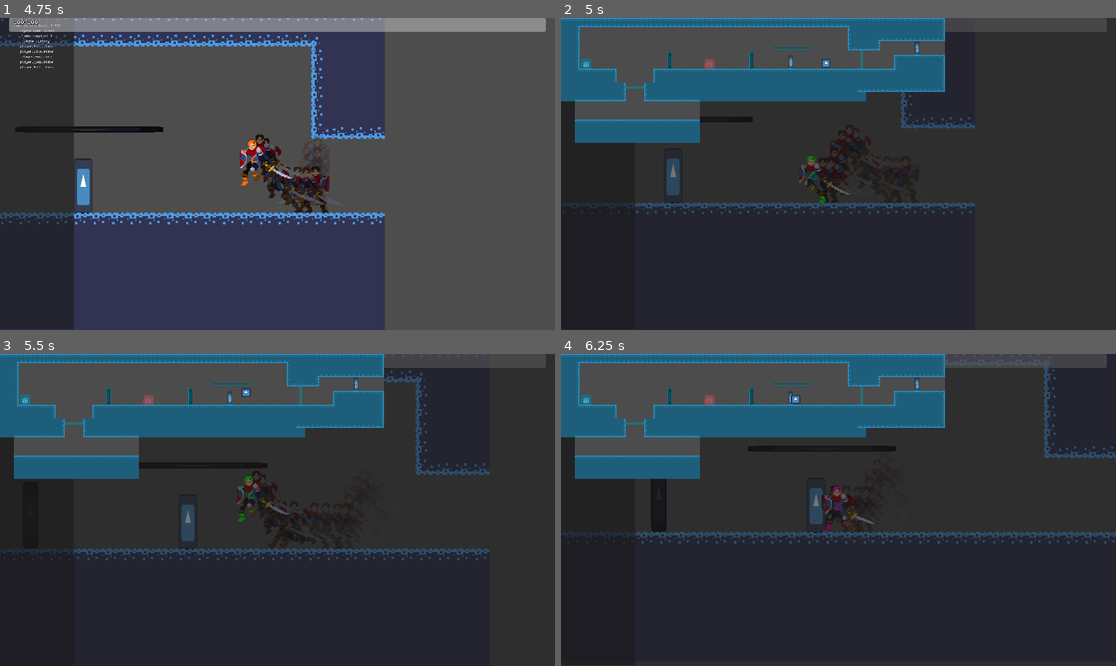
Above: before the commit, frames 1-4 (two rows, left to right).
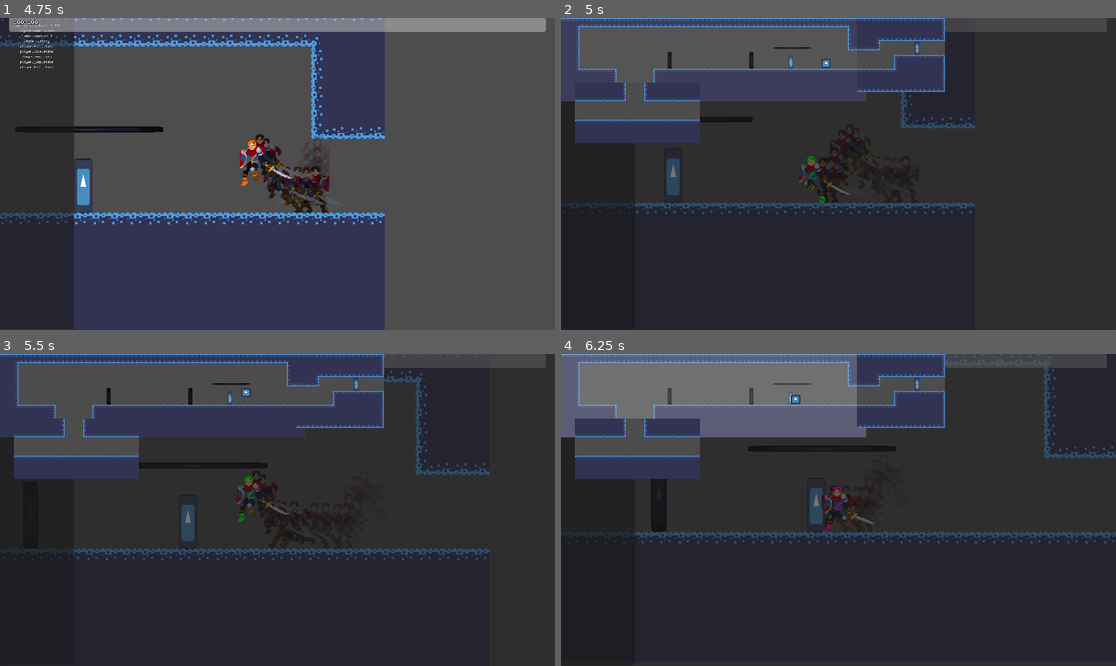
Above: after the commit, the same moments.

Repository: veggie-works/star-gazer
Game: Godot game, scene res://scenes/levels/main_menu/main_menu.tscn
Two runs of this game, one before a commit and one after it. Both use one fixed random seed, a clock stepped at 60 frames per second and the inputs below. The engine's default icon, where the game draws it, is replaced by a stand-in: a white triangle on a blue panel in a dark square. Sound files missing from this copy of the repository are replaced by a short silence.
Inputs (mouse positions are in pixels of both pictures, inside the frame that each line leads up to):
- Up to frame 1 (4.75 s): click "Start" at 0.5 s; tap Enter (ui_accept) at 1.25 s; move the mouse to (399, 158) at 1.27 s; hold Right (right) 1.28-2.03 s; hold X (attack) 1.28-2.03 s; click (399, 158) at 1.42 s; tap Z (jump) at 1.52, 2.27, 3.77, 4.52 s; move the mouse to (166, 189) at 2.02 s; hold Down (down) 2.03-2.78 s; tap Shift (dodge) at 2.1, 3.6 s; move the mouse to (333, 105) at 2.77 s; hold Right (right) 2.78-3.53 s; hold X (attack) 2.78-3.53 s; move the mouse to (249, 236) at 3.52 s; hold Up (up) 3.53-4.28 s; click (249, 236) at 3.67 s; move the mouse to (444, 220) at 4.27 s; hold Left (left) from 4.28 s (still down); hold X (attack) from 4.28 s (still down)
- Up to frame 2 (5 s): keep holding Left (left); keep holding X (attack); tap Tab (inventory) at 4.9 s
- Up to frame 3 (5.5 s): keep holding Left (left); move the mouse to (111, 463) at 5.02 s; release X (attack) at 5.03 s; tap Shift (dodge) at 5.1 s; tap Z (jump) at 5.27 s
- Up to frame 4 (6.25 s): move the mouse to (866, 510) at 5.77 s; release Left (left) at 5.78 s; hold Down (down) from 5.78 s (still down); hold X (attack) from 5.78 s (still down); click (866, 510) at 5.92 s

Frame 1 is identical in both runs. In frame 2, 12% of the frame differs, in the area x 0-70%, y 0-41%; in frame 3, 12%; in frame 4, 19%.
Error before the commit: Cannot call method 'set_shader_parameter' on a null value. (res://scripts/actors/behaviors/flasher.gd:28)

Commit message:
Flashing current level in map

Diff:
--- /dev/null
+++ b/resources/materials/flash.tres
@@ -0,0 +1,9 @@
+[gd_resource type="ShaderMaterial" load_steps=2 format=3 uid="uid://cxe6uiw28rvwa"]
+
+[ext_resource type="Shader" path="res://resources/shaders/flash.gdshader" id="1_ekq2w"]
+
+[resource]
+resource_local_to_scene = true
+shader = ExtResource("1_ekq2w")
+shader_parameter/flash_color = Color(1, 1, 1, 1)
+shader_parameter/flash_amount = 0.0
--- /dev/null
+++ b/resources/materials/flash_color_key.tres
@@ -0,0 +1,10 @@
+[gd_resource type="ShaderMaterial" load_steps=2 format=3 uid="uid://chuhb4r0n6i3o"]
+
+[ext_resource type="Shader" path="res://resources/shaders/color_key_flash.gdshader" id="1_413s8"]
+
+[resource]
+shader = ExtResource("1_413s8")
+shader_parameter/key_color = Color(0.196078, 0.117647, 0.0588235, 1)
+shader_parameter/replace_color = Color(0, 1, 0, 1)
+shader_parameter/flash_color = Color(1, 1, 1, 1)
+shader_parameter/flash_amount = 0.0
--- a/scenes/actors/actor.tscn
+++ b/scenes/actors/actor.tscn
@@ -1,17 +1,10 @@
-[gd_scene load_steps=10 format=3 uid="uid://dwibdkrqgbotj"]
+[gd_scene load_steps=9 format=3 uid="uid://dwibdkrqgbotj"]
 
+[ext_resource type="Material" uid="uid://cxe6uiw28rvwa" path="res://resources/materials/flash.tres" id="1_ifh6s"]
 [ext_resource type="Script" path="res://scripts/actors/actor.gd" id="1_qymhu"]
-[ext_resource type="Shader" path="res://resources/shaders/color_key_flash.gdshader" id="1_vlh6d"]
 [ext_resource type="Texture2D" uid="uid://esc1ep35hgb2" path="res://icon.svg" id="3_1bv52"]
 [ext_resource type="Script" path="res://scripts/fsm/state_machine.gd" id="3_cgdik"]
 [ext_resource type="PackedScene" uid="uid://cjp2np3c242rp" path="res://scenes/actors/state_debug_label.tscn" id="5_iat4a"]
-
-[sub_resource type="ShaderMaterial" id="ShaderMaterial_tf50f"]
-shader = ExtResource("1_vlh6d")
-shader_parameter/key_color = Color(1, 0, 1, 1)
-shader_parameter/replace_color = Color(1, 1, 1, 1)
-shader_parameter/flash_color = Color(1, 1, 1, 1)
-shader_parameter/flash_amount = 0.0
 
 [sub_resource type="AnimationLibrary" id="AnimationLibrary_xuhk8"]
 
@@ -23,7 +16,7 @@
 [node name="actor" type="CharacterBody2D"]
 editor_description = "Base controller for all actors, e.g. players, enemies, NPCs."
 visibility_layer = 4
-material = SubResource("ShaderMaterial_tf50f")
+material = ExtResource("1_ifh6s")
 collision_layer = 16
 collision_mask = 130
 script = ExtResource("1_qymhu")
--- a/scenes/actors/enemies/test_enemy.tscn
+++ b/scenes/actors/enemies/test_enemy.tscn
@@ -1,6 +1,7 @@
-[gd_scene load_steps=14 format=3 uid="uid://r28wdqjlisvt"]
+[gd_scene load_steps=16 format=3 uid="uid://r28wdqjlisvt"]
 
 [ext_resource type="PackedScene" uid="uid://x1nnrls1fmdm" path="res://scenes/actors/grounded/grounded_actor.tscn" id="1_w2i0m"]
+[ext_resource type="Shader" path="res://resources/shaders/flash.gdshader" id="2_i03g2"]
 [ext_resource type="PackedScene" uid="uid://bda0m15iq5yhd" path="res://scenes/actors/behaviors/health_manager.tscn" id="2_k1k5w"]
 [ext_resource type="Script" path="res://scripts/actors/behaviors/flasher.gd" id="3_futby"]
 [ext_resource type="Script" path="res://scripts/actors/behaviors/shaker.gd" id="4_gp7c3"]
@@ -13,10 +14,17 @@
 [ext_resource type="Resource" uid="uid://24b54tb75xym" path="res://resources/weapons/test_enemy_damager.tres" id="11_x27lj"]
 [ext_resource type="PackedScene" uid="uid://cyx5odv1hxxeo" path="res://scenes/actors/enemies/line_of_sight.tscn" id="12_0ldor"]
 
+[sub_resource type="ShaderMaterial" id="ShaderMaterial_8iqxu"]
+resource_local_to_scene = true
+shader = ExtResource("2_i03g2")
+shader_parameter/flash_color = Color(1, 1, 1, 1)
+shader_parameter/flash_amount = 0.0
+
 [sub_resource type="RectangleShape2D" id="RectangleShape2D_22msy"]
 size = Vector2(128, 128)
 
 [node name="test_enemy" instance=ExtResource("1_w2i0m")]
+material = SubResource("ShaderMaterial_8iqxu")
 scale = Vector2(0.25, 0.25)
 gravity_scale = 1.0
 falling_gravity_scale = 2.0
--- a/scenes/actors/grounded/grounded_actor.tscn
+++ b/scenes/actors/grounded/grounded_actor.tscn
@@ -1,9 +1,17 @@
-[gd_scene load_steps=3 format=3 uid="uid://x1nnrls1fmdm"]
+[gd_scene load_steps=5 format=3 uid="uid://x1nnrls1fmdm"]
 
 [ext_resource type="PackedScene" uid="uid://dwibdkrqgbotj" path="res://scenes/actors/actor.tscn" id="1_y7557"]
+[ext_resource type="Shader" path="res://resources/shaders/flash.gdshader" id="2_idhg5"]
 [ext_resource type="Script" path="res://scripts/actors/grounded/grounded_actor.gd" id="2_lvnct"]
 
+[sub_resource type="ShaderMaterial" id="ShaderMaterial_583ll"]
+resource_local_to_scene = true
+shader = ExtResource("2_idhg5")
+shader_parameter/flash_color = Color(1, 1, 1, 1)
+shader_parameter/flash_amount = 0.0
+
 [node name="grounded_actor" instance=ExtResource("1_y7557")]
+material = SubResource("ShaderMaterial_583ll")
 script = ExtResource("2_lvnct")
 gravity_scale = 4.0
 falling_gravity_scale = 8.0
--- a/scenes/actors/grounded/player/player.tscn
+++ b/scenes/actors/grounded/player/player.tscn
@@ -1,7 +1,8 @@
-[gd_scene load_steps=59 format=3 uid="uid://bmqoaf40cddce"]
+[gd_scene load_steps=58 format=3 uid="uid://bmqoaf40cddce"]
 
 [ext_resource type="PackedScene" uid="uid://x1nnrls1fmdm" path="res://scenes/actors/grounded/grounded_actor.tscn" id="1_bb35l"]
 [ext_resource type="Script" path="res://scripts/actors/grounded/player/player.gd" id="2_d5awl"]
+[ext_resource type="Material" uid="uid://chuhb4r0n6i3o" path="res://resources/materials/flash_color_key.tres" id="2_v06t7"]
 [ext_resource type="Texture2D" uid="uid://pj1qkgfccy18" path="res://assets/art/actors/player/Idle/HeroKnight_Idle_0.png" id="4_nxbpc"]
 [ext_resource type="Texture2D" uid="uid://dhc70m5k3v65e" path="res://assets/art/actors/player/Idle/HeroKnight_Idle_1.png" id="5_xnqlw"]
 [ext_resource type="Texture2D" uid="uid://cvw2bxnvek48d" path="res://assets/art/actors/player/Idle/HeroKnight_Idle_2.png" id="6_15f6q"]
@@ -10,7 +11,6 @@
 [ext_resource type="Texture2D" uid="uid://cj2jnxibib8oi" path="res://assets/art/actors/player/Idle/HeroKnight_Idle_5.png" id="9_vwxn8"]
 [ext_resource type="Texture2D" uid="uid://heykjfnxwcqo" path="res://assets/art/actors/player/Idle/HeroKnight_Idle_6.png" id="10_2atxa"]
 [ext_resource type="Script" path="res://scripts/fsm/actors/player/player_fsm.gd" id="10_q18np"]
-[ext_resource type="Shader" path="res://resources/shaders/color_key_flash.gdshader" id="11_0p73h"]
 [ext_resource type="Texture2D" uid="uid://b0ucvdtk10nhl" path="res://assets/art/actors/player/Idle/HeroKnight_Idle_7.png" id="11_eujky"]
 [ext_resource type="PackedScene" uid="uid://bda0m15iq5yhd" path="res://scenes/actors/behaviors/health_manager.tscn" id="11_xerj3"]
 [ext_resource type="Script" path="res://scripts/fsm/actors/player/player_idle_state.gd" id="12_2ynoo"]
@@ -48,13 +48,6 @@
 [ext_resource type="Texture2D" uid="uid://we52wo75176p" path="res://assets/art/actors/player/Hurt/HeroKnight_Hurt_2.png" id="30_jp3mp"]
 [ext_resource type="Resource" uid="uid://wik7l4lbr1dv" path="res://resources/random_clips/footstep_grass.tres" id="42_cp2bi"]
 
-[sub_resource type="ShaderMaterial" id="ShaderMaterial_weryg"]
-shader = ExtResource("11_0p73h")
-shader_parameter/key_color = Color(0.196078, 0.117647, 0.0588235, 1)
-shader_parameter/replace_color = Color(0, 1, 0, 1)
-shader_parameter/flash_color = Color(1, 1, 1, 1)
-shader_parameter/flash_amount = 0.0
-
 [sub_resource type="Animation" id="Animation_04ier"]
 resource_name = "fall"
 length = 0.4148
@@ -195,7 +188,7 @@
 
 [node name="player" groups=["players"] instance=ExtResource("1_bb35l")]
 z_index = 1
-material = SubResource("ShaderMaterial_weryg")
+material = ExtResource("2_v06t7")
 collision_layer = 1
 script = ExtResource("2_d5awl")
 gravity_scale = 1.0
--- a/scenes/levels/level0.tscn
+++ b/scenes/levels/level0.tscn
@@ -1,19 +1,32 @@
-[gd_scene load_steps=9 format=3 uid="uid://byf21g036g36h"]
+[gd_scene load_steps=12 format=3 uid="uid://byf21g036g36h"]
 
 [ext_resource type="PackedScene" uid="uid://b5cisyivpic2s" path="res://scenes/levels/base_level.tscn" id="1_tftho"]
 [ext_resource type="Resource" uid="uid://b7xpyw37rvn2" path="res://resources/music_tracks/level0.tres" id="2_4r7nn"]
 [ext_resource type="PackedScene" uid="uid://da7mkw7n7ptqn" path="res://scenes/gameplay/doors/door.tscn" id="3_c4d54"]
 [ext_resource type="PackedScene" uid="uid://r28wdqjlisvt" path="res://scenes/actors/enemies/test_enemy.tscn" id="3_eyvi5"]
 [ext_resource type="PackedScene" uid="uid://cnri2gdmg878w" path="res://scenes/gameplay/saves/save_point.tscn" id="4_ky82b"]
+[ext_resource type="Shader" path="res://resources/shaders/flash.gdshader" id="4_uvcsh"]
 [ext_resource type="PackedScene" uid="uid://b3e1pdirdrmas" path="res://scenes/gameplay/environment/test/test_platform.tscn" id="7_3n237"]
 [ext_resource type="PackedScene" uid="uid://ca4hofmt5120j" path="res://scenes/actors/npcs/npc.tscn" id="7_qy8ep"]
 [ext_resource type="TileSet" uid="uid://dm4qttwlwkcjx" path="res://resources/tilesets/test_tile_set.tres" id="8_tx37h"]
+
+[sub_resource type="ShaderMaterial" id="ShaderMaterial_tf50f"]
+resource_local_to_scene = true
+shader = ExtResource("4_uvcsh")
+shader_parameter/flash_color = Color(1, 1, 1, 1)
+shader_parameter/flash_amount = 0.0
+
+[sub_resource type="ShaderMaterial" id="ShaderMaterial_bpobw"]
+resource_local_to_scene = true
+shader = ExtResource("4_uvcsh")
+shader_parameter/flash_color = Color(1, 1, 1, 1)
+shader_parameter/flash_amount = 0.0
 
 [node name="level0" instance=ExtResource("1_tftho")]
 music_track = ExtResource("2_4r7nn")
 
 [node name="test_enemy" parent="enemies" index="0" instance=ExtResource("3_eyvi5")]
-visibility_layer = 1
+material = SubResource("ShaderMaterial_tf50f")
 position = Vector2(-220, 120)
 collision_mask = 2
 
@@ -45,7 +58,7 @@
 save_point_name = "Room with Enemy/NPC"
 
 [node name="npc" parent="npcs" index="0" instance=ExtResource("7_qy8ep")]
-visibility_layer = 1
+material = SubResource("ShaderMaterial_bpobw")
 position = Vector2(-649, 112)
 collision_mask = 2
 
--- a/scenes/ui/map_ui.tscn
+++ /dev/null
@@ -1,31 +0,0 @@
-[gd_scene load_steps=5 format=3 uid="uid://bacb1bjpvjj2r"]
-
-[ext_resource type="Script" path="res://scripts/ui/map_ui/map_ui.gd" id="1_rxoil"]
-[ext_resource type="PackedScene" uid="uid://ctfvbdbss0ly" path="res://scripts/ui/map_ui/map_level.tscn" id="2_0280h"]
-[ext_resource type="Texture2D" uid="uid://esc1ep35hgb2" path="res://icon.svg" id="2_doumn"]
-[ext_resource type="Resource" uid="uid://cp580gs68vs02" path="res://resources/map/game_map.tres" id="2_iyxbn"]
-
-[node name="map_ui" type="Control"]
-layout_mode = 3
-anchors_preset = 15
-anchor_right = 1.0
-anchor_bottom = 1.0
-grow_horizontal = 2
-grow_vertical = 2
-script = ExtResource("1_rxoil")
-map_data = ExtResource("2_iyxbn")
-level_prefab = ExtResource("2_0280h")
-
-[node name="panel" type="Panel" parent="."]
-layout_mode = 1
-anchors_preset = 15
-anchor_right = 1.0
-anchor_bottom = 1.0
-grow_horizontal = 2
-grow_vertical = 2
-
-[node name="levels" type="Node2D" parent="panel"]
-
-[node name="player_location_sprite" type="Sprite2D" parent="panel"]
-scale = Vector2(0.25, 0.25)
-texture = ExtResource("2_doumn")
--- /dev/null
+++ b/scenes/ui/map_ui/map_level.tscn
@@ -0,0 +1,16 @@
+[gd_scene load_steps=5 format=3 uid="uid://ctfvbdbss0ly"]
+
+[ext_resource type="Material" uid="uid://cxe6uiw28rvwa" path="res://resources/materials/flash.tres" id="1_0xbj8"]
+[ext_resource type="Script" path="res://scripts/ui/map_ui/map_level.gd" id="2_kmf36"]
+[ext_resource type="Script" path="res://scripts/actors/behaviors/flasher.gd" id="3_2mr77"]
+[ext_resource type="Script" path="res://scripts/actors/behaviors/pulser.gd" id="4_x7qyj"]
+
+[node name="map_level" type="Sprite2D"]
+material = ExtResource("1_0xbj8")
+script = ExtResource("2_kmf36")
+
+[node name="flasher" type="Node2D" parent="."]
+script = ExtResource("3_2mr77")
+
+[node name="pulser" type="Node2D" parent="."]
+script = ExtResource("4_x7qyj")
--- /dev/null
+++ b/scenes/ui/map_ui/map_ui.tscn
@@ -0,0 +1,31 @@
+[gd_scene load_steps=5 format=3 uid="uid://bacb1bjpvjj2r"]
+
+[ext_resource type="Script" path="res://scripts/ui/map_ui/map_ui.gd" id="1_spe6e"]
+[ext_resource type="Resource" uid="uid://cp580gs68vs02" path="res://resources/map/game_map.tres" id="2_gi8xm"]
+[ext_resource type="PackedScene" uid="uid://ctfvbdbss0ly" path="res://scenes/ui/map_ui/map_level.tscn" id="3_xp4vm"]
+[ext_resource type="Texture2D" uid="uid://esc1ep35hgb2" path="res://icon.svg" id="4_owtaa"]
+
+[node name="map_ui" type="Control"]
+layout_mode = 3
+anchors_preset = 15
+anchor_right = 1.0
+anchor_bottom = 1.0
+grow_horizontal = 2
+grow_vertical = 2
+script = ExtResource("1_spe6e")
+map_data = ExtResource("2_gi8xm")
+level_prefab = ExtResource("3_xp4vm")
+
+[node name="panel" type="Panel" parent="."]
+layout_mode = 1
+anchors_preset = 15
+anchor_right = 1.0
+anchor_bottom = 1.0
+grow_horizontal = 2
+grow_vertical = 2
+
+[node name="levels" type="Node2D" parent="panel"]
+
+[node name="player_location_sprite" type="Sprite2D" parent="panel"]
+scale = Vector2(0.25, 0.25)
+texture = ExtResource("4_owtaa")
--- a/scenes/ui/ui_manager.tscn
+++ b/scenes/ui/ui_manager.tscn
@@ -7,7 +7,7 @@
 [ext_resource type="PackedScene" uid="uid://d0kwotaty7nke" path="res://scenes/ui/hud.tscn" id="5_ans1r"]
 [ext_resource type="PackedScene" uid="uid://d255w6bca6ikd" path="res://scenes/ui/dialog_ui.tscn" id="6_hhuok"]
 [ext_resource type="PackedScene" uid="uid://df8vtivmt0f63" path="res://scenes/ui/fast_travel_ui.tscn" id="7_13jar"]
-[ext_resource type="PackedScene" uid="uid://bacb1bjpvjj2r" path="res://scenes/ui/map_ui.tscn" id="8_insq2"]
+[ext_resource type="PackedScene" uid="uid://bacb1bjpvjj2r" path="res://scenes/ui/map_ui/map_ui.tscn" id="8_insq2"]
 
 [node name="ui_manager" type="Control"]
 process_mode = 3
--- a/scripts/actors/behaviors/pulser.gd
+++ b/scripts/actors/behaviors/pulser.gd
@@ -13,7 +13,8 @@
 
 func _process(delta: float) -> void:
 	if is_pulsing and not flasher.is_flashing:
-		flasher.flash(pulse_color, 1.0, pulse_rate / 2, pulse_rate / 2)
+		var flash_color := Color(pulse_color.r, pulse_color.g, pulse_color.b, 1.0)
+		flasher.flash(flash_color, pulse_color.a, pulse_rate / 2, pulse_rate / 2)
 
 ## Start pulsing the object.
 func start_pulse(color := Color.BLACK, pulse_rate: float = 0.25) -> void:
--- a/scripts/autoload/audio_manager/audio_manager.gd
+++ b/scripts/autoload/audio_manager/audio_manager.gd
@@ -45,12 +45,12 @@
 ## Music volume combined with master volume
 var music_volume: float:
 	get:
-		return Globals.map(SaveManager.settings.master_volume * SaveManager.settings.music_volume, 0.0, 1.0, -32, 0)
+		return Globals.map(SaveManager.settings.master_volume * SaveManager.settings.music_volume, 0.0, 1.0, AUDIO_OFF_DB, 0)
 
 ## SFX volume combined with master volume
 var sfx_volume: float:
 	get:
-		return Globals.map(SaveManager.settings.master_volume * SaveManager.settings.sfx_volume, 0.0, 1.0, -32, 0)
+		return Globals.map(SaveManager.settings.master_volume * SaveManager.settings.sfx_volume, 0.0, 1.0, AUDIO_OFF_DB, 0)
 
 func _ready() -> void:
 	update_music_volume()
--- a/scripts/gameplay/doors/door.gd
+++ b/scripts/gameplay/doors/door.gd
@@ -62,6 +62,7 @@
 	if area.get_collision_mask_value(Globals.PhysicsLayers.INTERACTIVE):
 		var body: Node = area.get_owner()
 		if body is Player:
+			UIManager.close_all_uis()
 			body.in_cutscene = true
 			if enter_direction == "left" or enter_direction == "right":
 				var target_sign: float = sign(global_position.x - body.global_position.x)
--- a/scripts/ui/map_ui/map_level.tscn
+++ /dev/null
@@ -1,14 +0,0 @@
-[gd_scene load_steps=4 format=3 uid="uid://ctfvbdbss0ly"]
-
-[ext_resource type="Script" path="res://scripts/actors/behaviors/pulser.gd" id="1_4g7ii"]
-[ext_resource type="Script" path="res://scripts/ui/map_ui/map_level.gd" id="1_kvuev"]
-[ext_resource type="Script" path="res://scripts/actors/behaviors/flasher.gd" id="3_y7adi"]
-
-[node name="map_level" type="Sprite2D"]
-script = ExtResource("1_kvuev")
-
-[node name="flasher" type="Node2D" parent="."]
-script = ExtResource("3_y7adi")
-
-[node name="pulser" type="Node2D" parent="."]
-script = ExtResource("1_4g7ii")
--- a/scripts/ui/map_ui/map_ui.gd
+++ b/scripts/ui/map_ui/map_ui.gd
@@ -1,5 +1,10 @@
 ## Displays the world map
 class_name MapUI extends BaseUI
+
+## The color that the current level's pulser will pulse at
+const PULSE_COLOR := Color(1.0, 1.0, 1.0, 0.25)
+## The rate that the current level's pulser will pulse at
+const PULSE_RATE: float = 0.5
 
 ## The game map data to use
 @export var map_data: GameMap
@@ -26,6 +31,8 @@
 
 func _ready() -> void:
 	init_map()
+	SceneManager.scene_changed.connect(on_scene_change)
+	current_level.get_node("pulser").start_pulse(PULSE_COLOR, PULSE_RATE)
 
 func _process(delta: float) -> void:
 	player_location.position = get_player_position_on_map()
@@ -54,3 +61,12 @@
 		var player_pos: Vector2 = player.global_position + offset
 		return player_pos
 	return Vector2.ZERO
+
+func on_scene_change(_old_scene: String, _new_scene: String) -> void:
+	for level in levels.get_children():
+		if level is MapLevel:
+			var pulser: Pulser = level.get_node("pulser")
+			if level == current_level:
+				pulser.start_pulse(PULSE_COLOR, PULSE_RATE)
+			elif pulser.is_pulsing:
+				pulser.stop_pulse()
--- a/scripts/ui/ui_manager.gd
+++ b/scripts/ui/ui_manager.gd
@@ -50,7 +50,8 @@
 		return opened_ui.get_script() == ui
 	)
 	for found_ui in found_uis:
-		found_ui.close()
+		if not non_closeable_uis.any(func(ui): return ui == found_ui):
+			found_ui.close()
 
 ## Create a new instance of a UI
 func create_ui(ui: GDScript, start_closed: bool = false) -> BaseUI:
@@ -104,4 +105,5 @@
 ## Close all open UIs
 func close_all_uis() -> void:
 	for ui in opened_uis:
-		ui.close()
+		if not non_closeable_uis.any(func(non_closeable_ui): return non_closeable_ui == ui):
+			ui.close()
Binary file changed: assets/map/level0.png
Binary file changed: assets/map/level1.png
Binary file changed: assets/map/level2.png
Not shown: 5 places in resources/map/game_map.tres that only renumber resources
